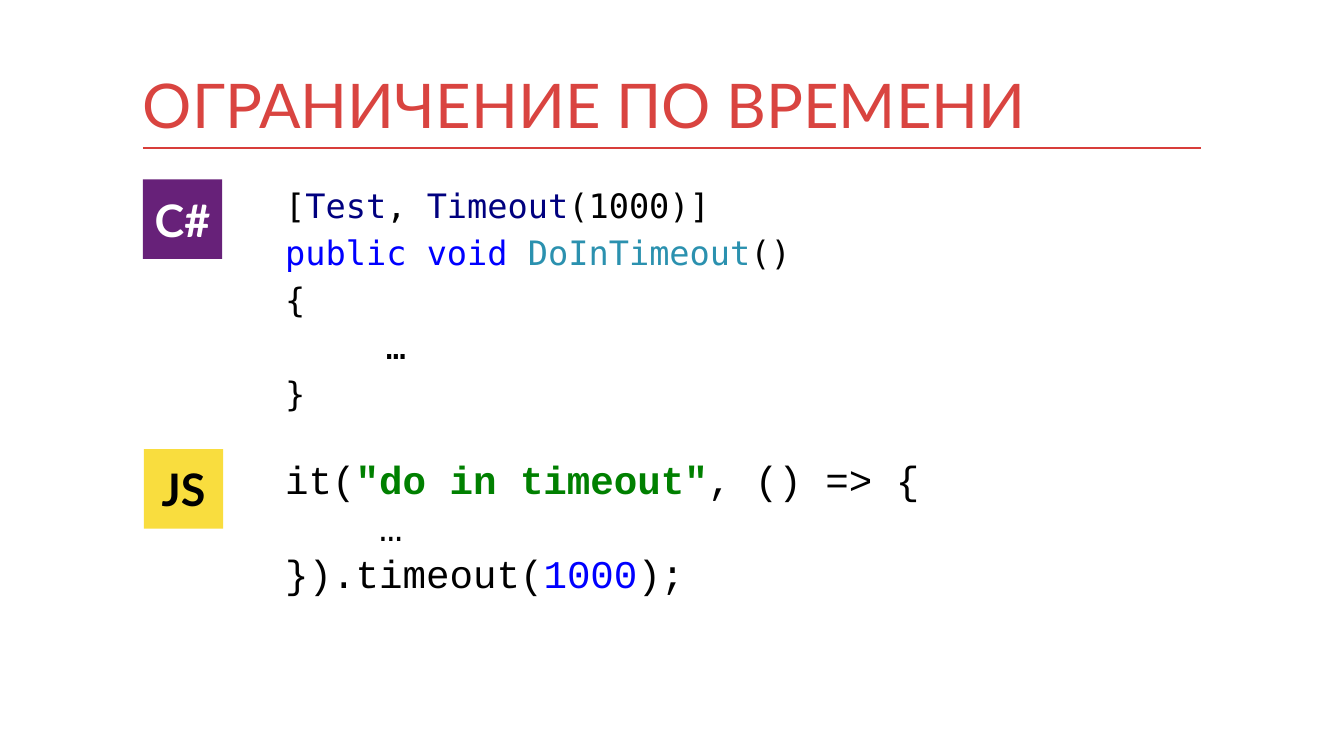
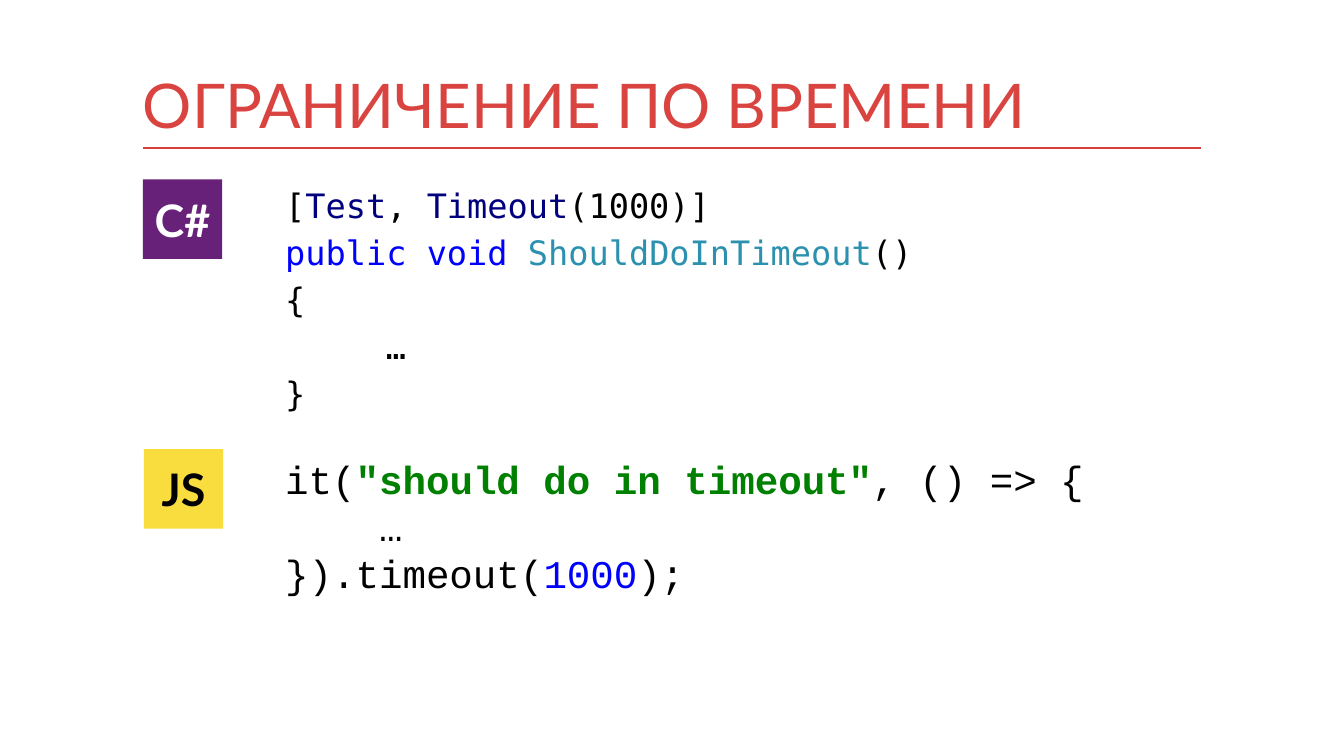
Before and after one commit to kontur-courses/testing, a slide deck: slide 26 of testing.pptx (slide 24 before the commit). Drawn at 1344x756 pixels with LibreOffice and Linux fonts; fonts in the diff are those of the drawing. Boxes give left, top, right and bottom in pixels: in the first picture for what was removed or moved away, otherwise in the second. Text is boxed around its words. In the diff, an @@ line names an element or a change of style, - is before the commit and + after.

```diff
--- a/testing.pptx
+++ b/testing.pptx
@@ text at box(285, 239, 912, 272): text changed @@
-public void DoInTimeout()
+public void ShouldDoInTimeout()
@@ text at box(285, 466, 896, 596): text changed @@
-it("do in timeout", () => {
-…
-}).timeout(1000);
+it("should do in timeout", () => {
+…
+}).timeout(1000);
```
Also in this commit, not shown: 4 other slides changed, 2 slides added, 12 other files.
